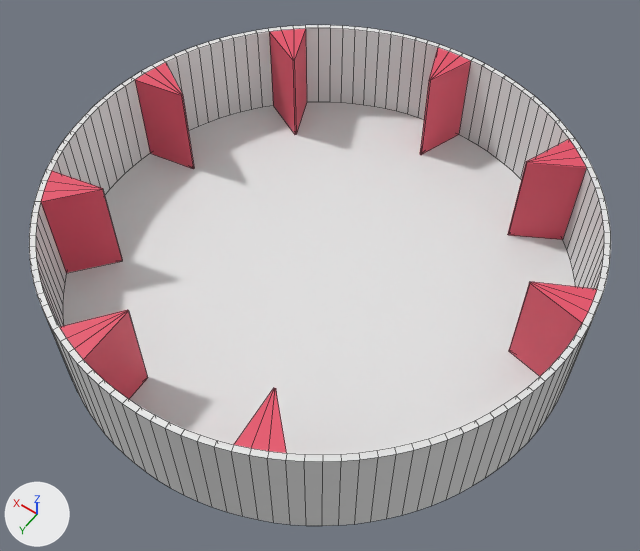
Renders of the Blender file 06_ping_pong_lottery/assets/blend/wheel.blend from each side of a commit.
Rendered twice from a 50 mm camera at (-1.1, 1.54, 2.446) aimed at (-0.05, 0.07, 0.136). The axes (+X, +Y, +Z) are drawn at lower left. The lights are the same throughout. Mesh edges are drawn as thin lines.

The first picture shows 'bumps', 'circle'.
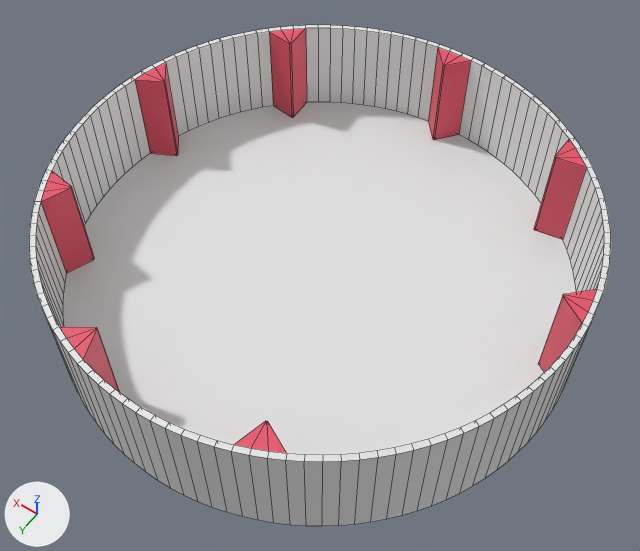
The change in detail:
me_circle_003 has 128 vertices, 72 faces and spans x -0.87..0.87, y -0.87..0.85, z 0.05..0.41.
me_circle_003 is used by ob_bumps; location (0.0, 0.0, 0.0).
me_circle_003 part 1: all 24 vertices in x -0.3..0.59, y 0.36..0.66, z 0.05..0.41 are scaled about the mesh origin by (1.15, 1.15, 1).
me_circle_003 part 2: all 8 vertices in x 0.02, y -0.69, z 0.05..0.41 are scaled about the mesh origin by (1.15, 1.15, 1).
me_circle_003 part 3: all 8 vertices in x 0.47..0.48, y -0.5, z 0.05..0.41 are scaled about the mesh origin by (1.15, 1.15, 1).
me_circle_003 part 4: all 8 vertices in x 0.68, y -0.13..-0.12, z 0.05..0.41 are scaled about the mesh origin by (1.15, 1.15, 1).
me_circle_003 part 5: all 16 vertices in x -0.68..-0.44, y -0.52..-0.09, z 0.05..0.41 are scaled about the mesh origin by (1.15, 1.15, 1).

Boxes [x1, y1, x2, y2] around the edits, measured in the pictures (640 x 551 px; the box of a moved part takes in the faces that stretch with it):
part 1 of me_circle_003, moved or reshaped
    before: [41, 171, 287, 453]
    after: [41, 171, 286, 453]
part 2 of me_circle_003, moved or reshaped
    before: [420, 48, 471, 155]
    after: [428, 48, 471, 140]
part 3 of me_circle_003, moved or reshaped
    before: [269, 29, 307, 135]
    after: [269, 29, 307, 117]
part 4 of me_circle_003, moved or reshaped
    before: [135, 62, 194, 169]
    after: [135, 62, 178, 156]
part 5 of me_circle_003, moved or reshaped
    before: [508, 139, 597, 376]
    after: [534, 139, 597, 372]
